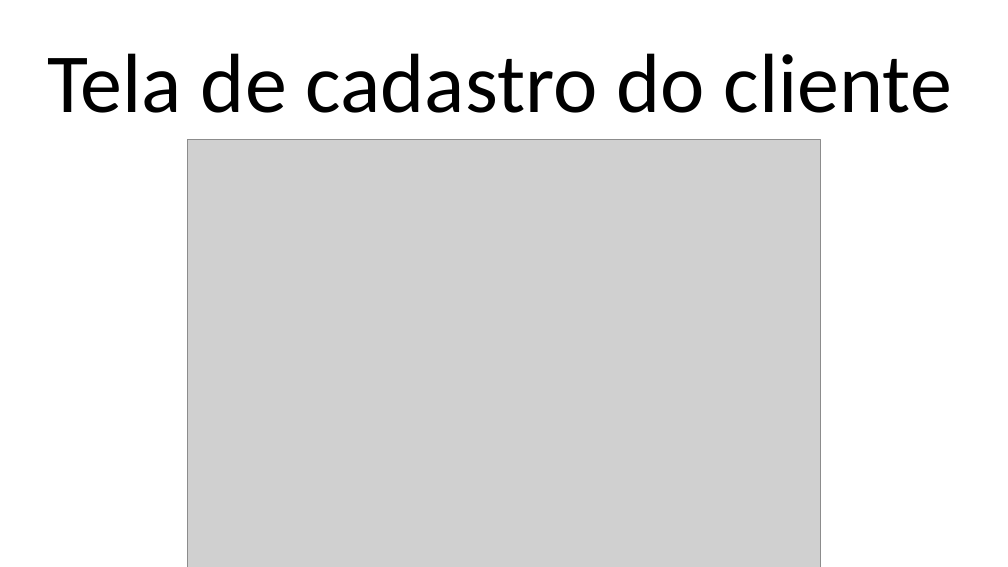
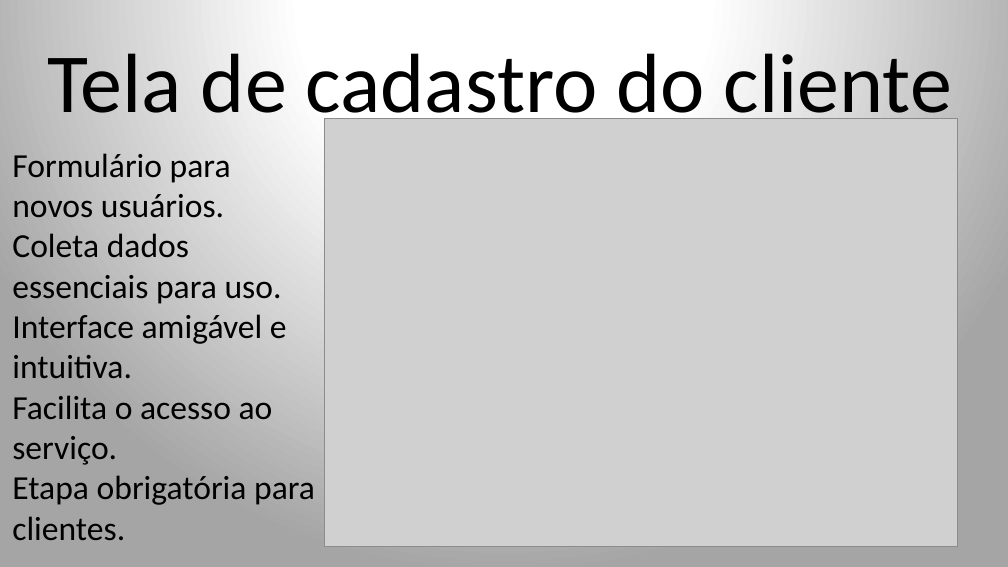
Before and after one commit to NapoleaoJunior/projeto_integrador_mobilidade, a slide deck: slide 8 of apresentacao final/Projeto integrador (Atualizado).pptx. Drawn at 1008x567 pixels with LibreOffice and Linux fonts; fonts in the diff are those of the drawing; grey boxes stand for pictures. Boxes give left, top, right and bottom in pixels: in the first picture for what was removed or moved away, otherwise in the second. Text is boxed around its words. In the diff, an @@ line names an element or a change of style, - is before the commit and + after.

```diff
--- a/apresentacao final/Projeto integrador (Atualizado).pptx
+++ b/apresentacao final/Projeto integrador (Atualizado).pptx
@@ background #FFFFFF to gradient #FFFFFF to #A5A5A5 @@
@@ picture: place and size @@
-picture at [188,140,820,567]
+picture at [325,119,958,546]
@@ text added at [12,153,315,540], 32 pt, text #000000 @@
+Formulário para novos usuários.
+Coleta dados essenciais para uso.
+Interface amigável e intuitiva.
+Facilita o acesso ao serviço.
+Etapa obrigatória para clientes.
```
Also in this commit, not shown: 19 other slides changed, 3 slides added, 3 slides removed.
